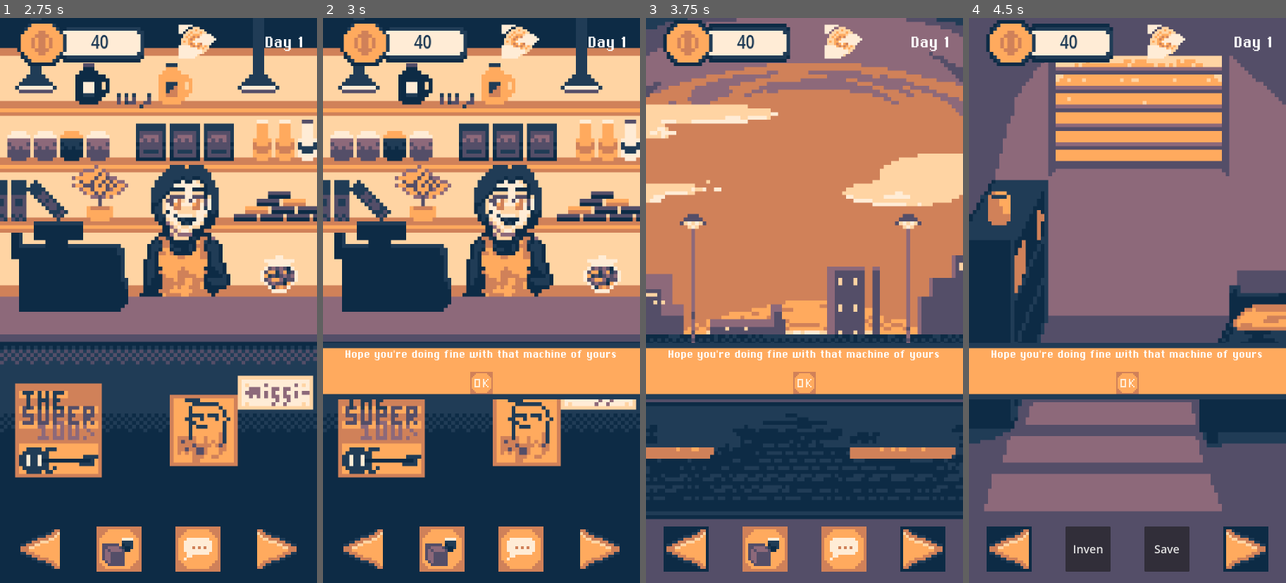
Above: before the commit, frames 1-4 (left to right).
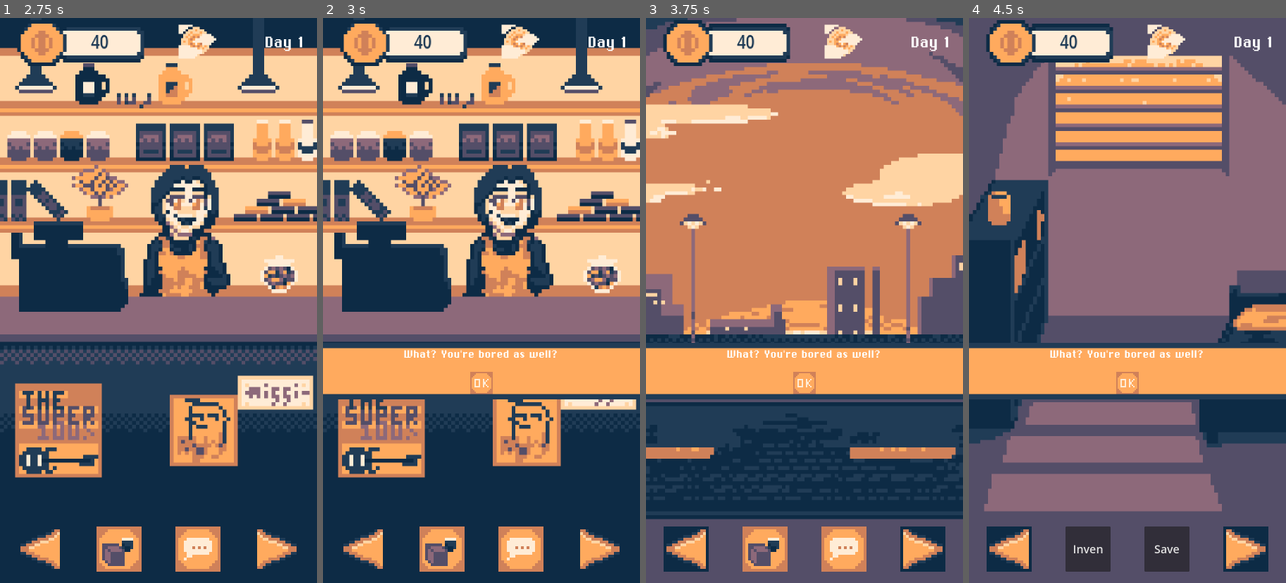
Above: after the commit, the same moments.

Repository: EtMechanicum/TheDayOfMech
Game: Godot game, scene res://scenes/world.tscn
The game is run twice, just before and just after one commit, with the same random seed, the same clock (stepped at 60 frames per second) and the same inputs.
Inputs (mouse positions are in pixels of both pictures, inside the frame that each line leads up to):
- Up to frame 1 (2.75 s): click (158, 300) at 0.5 s; click (158, 300) at 1.25 s; click (34, 549) at 2 s
- Up to frame 2 (3 s): click (519, 549) at 2.75 s
- Up to frame 3 (3.75 s): click (687, 549) at 3.5 s
- Up to frame 4 (4.5 s): click (1010, 549) at 4.25 s

Frame 1 is identical in both runs. In frame 2, 0.6% of the frame differs, in the area x 7-93%, y 58-61%; in frame 3, 0.6%; in frame 4, 0.6%.

Commit message:
Updated store dialogue system

Diff:
--- a/assets/resources/dialogues/dialogue_container/daily_container.tres
+++ b/assets/resources/dialogues/dialogue_container/daily_container.tres
@@ -5,9 +5,15 @@
 [ext_resource type="Resource" uid="uid://cl8e1vqgridk8" path="res://assets/resources/dialogues/dialy/hope_ya_good.tres" id="3_7q7d1"]
 [ext_resource type="Script" uid="uid://c70ii38clru4w" path="res://dialogue_container.gd" id="3_eab1f"]
 [ext_resource type="Resource" uid="uid://c036kjnlt5d2q" path="res://assets/resources/dialogues/dialy/ants.tres" id="4_1s52s"]
+[ext_resource type="Resource" uid="uid://c2ty0hvhmf0jd" path="res://assets/resources/dialogues/dialy/summer1.tres" id="5_vfo88"]
+[ext_resource type="Resource" uid="uid://3rbaey1v6wf8" path="res://assets/resources/dialogues/dialy/bored1.tres" id="6_3iufu"]
+[ext_resource type="Resource" uid="uid://dt0na7nvwlces" path="res://assets/resources/dialogues/dialy/tip1.tres" id="7_nm51v"]
+[ext_resource type="Resource" uid="uid://b3vq2wml0wivd" path="res://assets/resources/dialogues/dialy/bored2.tres" id="8_nm51v"]
+[ext_resource type="Resource" uid="uid://itwtg5r6l3qq" path="res://assets/resources/dialogues/dialy/lore1.tres" id="9_456qi"]
+[ext_resource type="Resource" uid="uid://c2jtwwwyqrrwi" path="res://assets/resources/dialogues/dialy/tip2.tres" id="10_456qi"]
 
 [resource]
 script = ExtResource("3_eab1f")
 category = "daily"
-dialogues = Array[ExtResource("1_7tlie")]([ExtResource("2_hsmen"), ExtResource("3_7q7d1"), ExtResource("4_1s52s")])
+dialogues = Array[ExtResource("1_7tlie")]([ExtResource("2_hsmen"), ExtResource("3_7q7d1"), ExtResource("4_1s52s"), ExtResource("5_vfo88"), ExtResource("6_3iufu"), ExtResource("7_nm51v"), ExtResource("8_nm51v"), ExtResource("9_456qi"), ExtResource("10_456qi")])
 metadata/_custom_type_script = "uid://c70ii38clru4w"
--- /dev/null
+++ b/assets/resources/dialogues/dialy/bored1.tres
@@ -0,0 +1,9 @@
+[gd_resource type="Resource" script_class="Dialogue" format=3 uid="uid://3rbaey1v6wf8"]
+
+[ext_resource type="Script" uid="uid://8nm1h37s8djl" path="res://assets/resources/dialogues/dialogue.gd" id="1_1c2dm"]
+
+[resource]
+script = ExtResource("1_1c2dm")
+category = "daily"
+lines = Array[String](["What? You're bored as well?"])
+metadata/_custom_type_script = "uid://8nm1h37s8djl"
--- /dev/null
+++ b/assets/resources/dialogues/dialy/bored2.tres
@@ -0,0 +1,9 @@
+[gd_resource type="Resource" script_class="Dialogue" format=3 uid="uid://b3vq2wml0wivd"]
+
+[ext_resource type="Script" uid="uid://8nm1h37s8djl" path="res://assets/resources/dialogues/dialogue.gd" id="1_ehkem"]
+
+[resource]
+script = ExtResource("1_ehkem")
+category = "daily"
+lines = Array[String](["So? What's up, Machine Guy?"])
+metadata/_custom_type_script = "uid://8nm1h37s8djl"
--- /dev/null
+++ b/assets/resources/dialogues/dialy/lore1.tres
@@ -0,0 +1,9 @@
+[gd_resource type="Resource" script_class="Dialogue" format=3 uid="uid://itwtg5r6l3qq"]
+
+[ext_resource type="Script" uid="uid://8nm1h37s8djl" path="res://assets/resources/dialogues/dialogue.gd" id="1_1n26g"]
+
+[resource]
+script = ExtResource("1_1n26g")
+category = "daily"
+lines = Array[String](["I've been playing the bass lately.", "It's cool. I like the grounded sound.", "Didn't you use to be in a band?"])
+metadata/_custom_type_script = "uid://8nm1h37s8djl"
--- /dev/null
+++ b/assets/resources/dialogues/dialy/summer1.tres
@@ -0,0 +1,9 @@
+[gd_resource type="Resource" script_class="Dialogue" format=3 uid="uid://c2ty0hvhmf0jd"]
+
+[ext_resource type="Script" uid="uid://8nm1h37s8djl" path="res://assets/resources/dialogues/dialogue.gd" id="1_vdbpq"]
+
+[resource]
+script = ExtResource("1_vdbpq")
+category = "daily"
+lines = Array[String](["I like summer. ", "It's cozy. But so damn hot."])
+metadata/_custom_type_script = "uid://8nm1h37s8djl"
--- /dev/null
+++ b/assets/resources/dialogues/dialy/tip1.tres
@@ -0,0 +1,9 @@
+[gd_resource type="Resource" script_class="Dialogue" format=3 uid="uid://dt0na7nvwlces"]
+
+[ext_resource type="Script" uid="uid://8nm1h37s8djl" path="res://assets/resources/dialogues/dialogue.gd" id="1_r0rb0"]
+
+[resource]
+script = ExtResource("1_r0rb0")
+category = "daily"
+lines = Array[String](["There's all types of customers, you know?", "Don't try to sell caviar to a kid.", "It'd be too expensive... And...", "...And super expensive... And...", "Yeah. "])
+metadata/_custom_type_script = "uid://8nm1h37s8djl"
--- /dev/null
+++ b/assets/resources/dialogues/dialy/tip2.tres
@@ -0,0 +1,9 @@
+[gd_resource type="Resource" script_class="Dialogue" format=3 uid="uid://c2jtwwwyqrrwi"]
+
+[ext_resource type="Script" uid="uid://8nm1h37s8djl" path="res://assets/resources/dialogues/dialogue.gd" id="1_8w0g7"]
+
+[resource]
+script = ExtResource("1_8w0g7")
+category = "daily"
+lines = Array[String](["Remember to stay cool.", "Take an iced drink or something.", "No. It's not on the house."])
+metadata/_custom_type_script = "uid://8nm1h37s8djl"
--- a/scenes/store.gd
+++ b/scenes/store.gd
@@ -79,12 +79,14 @@
 	var dialogue_screen = dialogue_box.instantiate()
 	var dialogue_prob = randi_range(1, 10)
 	var dialogue
-	if dialogue_prob <= 7 :
-		dialogue = dialogue_container[1].dialogues.pick_random()
-	elif dialogue_prob > 7 && dialogue_prob < 10:
-		return
-	elif dialogue_prob == 10:
-		return
+	#Commented implementation makes use of categories in dialogues
+	#It is not used for now. Maybe in the future
+	#if dialogue_prob <= 7 :
+	dialogue = dialogue_container[1].dialogues.pick_random()
+	#elif dialogue_prob > 7 && dialogue_prob < 10:
+	#	return
+	#elif dialogue_prob == 10:
+		#return
 	#At this point, we have already chosen the dialogue to show
 	#var dialogue_window = dialogue_box.instantiate()
 	var line_label = dialogue_screen.get_node("MarginContainer/Panel/MarginContainer/VBoxContainer/Label")
